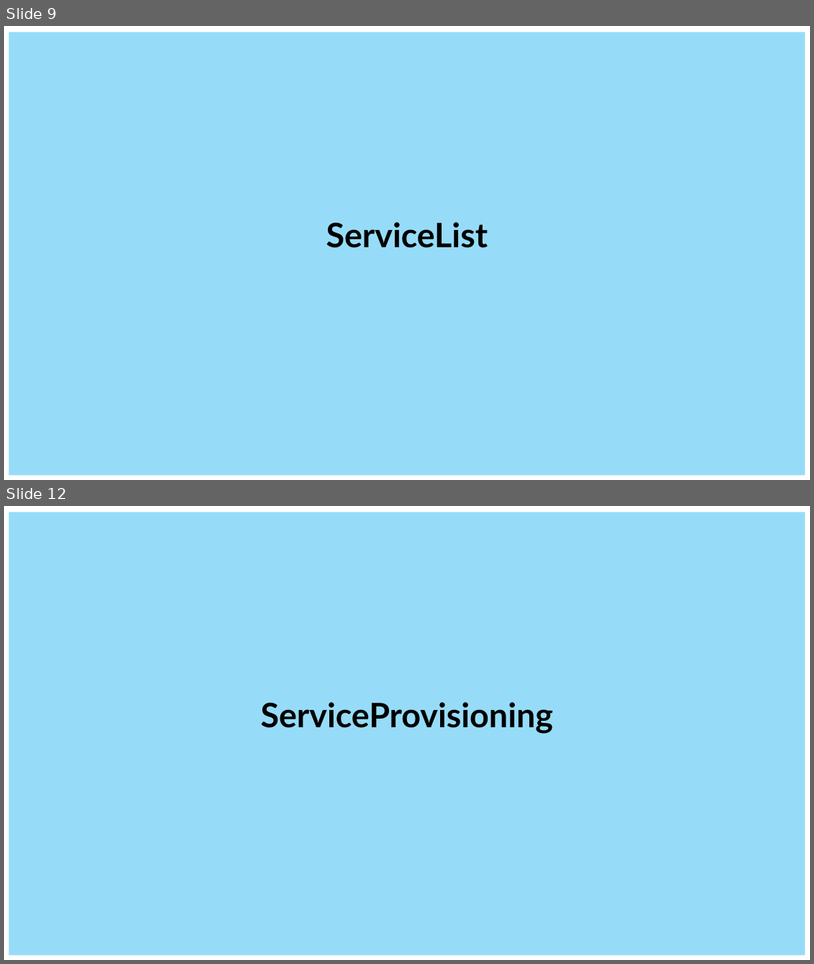
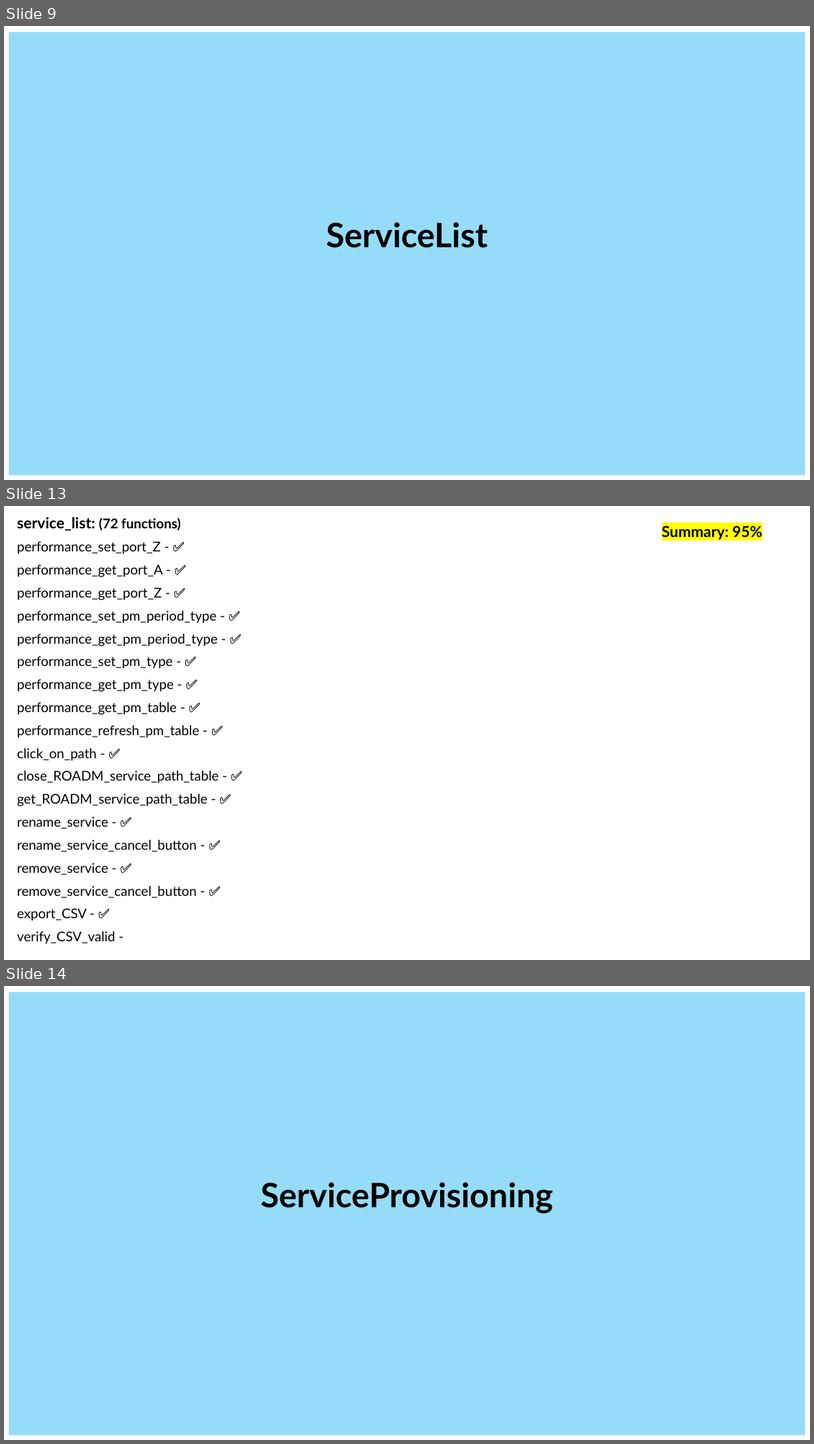
Before and after one commit to Yuval10Dahan/LightWatch_WEB, a slide deck: Docs/Progress_Check_Box.pptx. Shown one above the other, each under a label of ours: slides 9 and 12 before the commit, slides 9, 13 and 14 after it; the slides between them are not shown. The pictures are 814x964 and 814x1444 pixels, drawn with LibreOffice and Linux fonts; fonts in the diff are those of the drawing. Boxes give left, top, right and bottom in pixels: in the first picture for what was removed or moved away, otherwise in the second. Text is boxed around its words. In the diff, an @@ line names an element or a change of style, - is before the commit and + after.

```diff
--- a/Docs/Progress_Check_Box.pptx
+++ b/Docs/Progress_Check_Box.pptx
@@ slide 13 added at box(4, 506, 810, 960), background #FFFFFF @@
@@ subtitle added at box(17, 517, 219, 944), 16 pt, text #000000 @@
+service_list: (72 functions)
+performance_set_port_Z - ✅
+performance_get_port_A - ✅
+performance_get_port_Z - ✅
+performance_set_pm_period_type - ✅
+performance_get_pm_period_type - ✅
+performance_set_pm_type - ✅
+performance_get_pm_type - ✅
+performance_get_pm_table - ✅
+performance_refresh_pm_table - ✅
+click_on_path - ✅
+close_ROADM_service_path_table - ✅
+get_ROADM_service_path_table - ✅
+rename_service - ✅
+rename_service_cancel_button - ✅
+remove_service - ✅
+remove_service_cancel_button - ✅
+export_CSV - ✅
+verify_CSV_valid -
@@ text added at box(662, 525, 763, 540), 18 pt, text #000000, bold @@
+Summary: 95%
@@ what was slide 12 is now slide 14 @@
```
Also in this commit, not shown: 14 slides changed, 3 other slides added, 38 other files.
